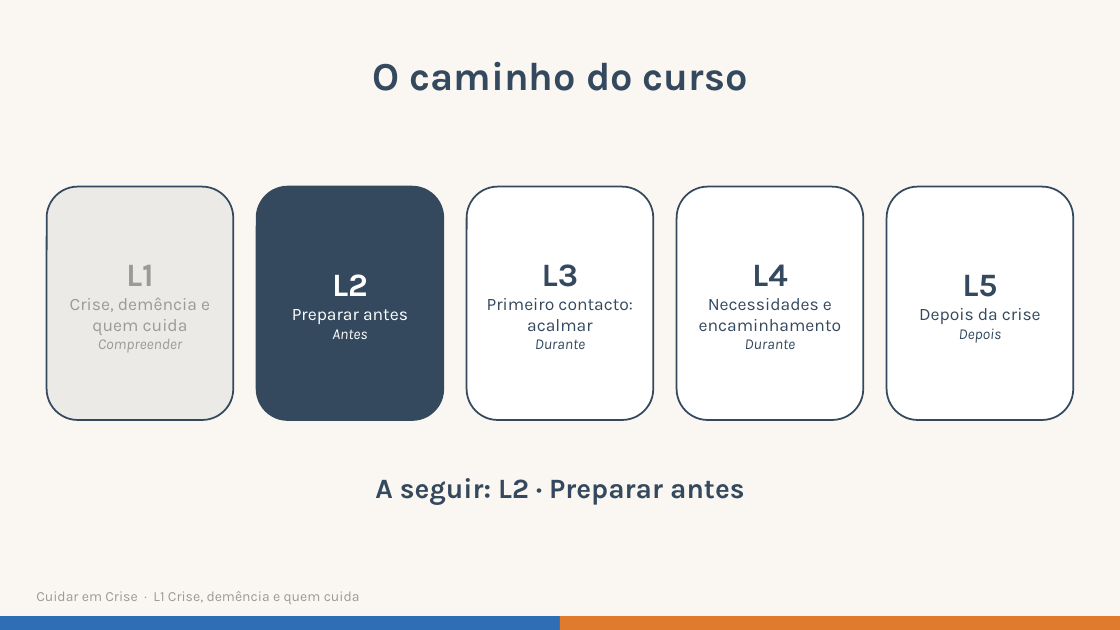
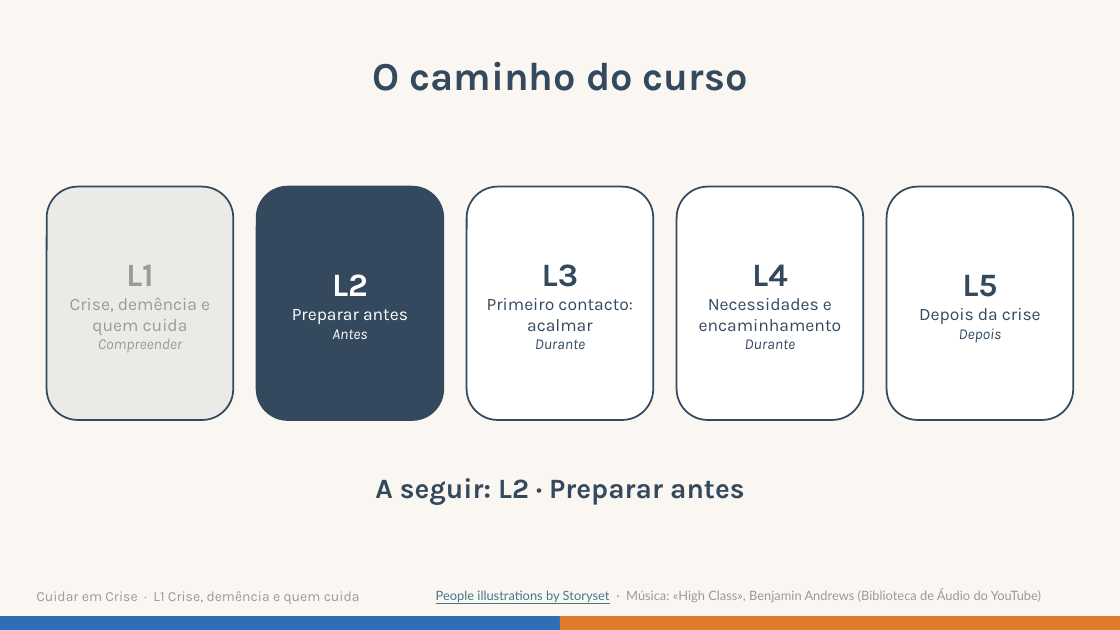
Before and after one commit to tteixeira30/CAMUL-2026, a slide deck: slide 10 of Files/P1/L1/S4_Video_L1.pptx. Drawn at 1120x630 pixels with LibreOffice and Linux fonts; fonts in the diff are those of the drawing. Boxes give left, top, right and bottom in pixels: in the first picture for what was removed or moved away, otherwise in the second. Text is boxed around its words. In the diff, an @@ line names an element or a change of style, - is before the commit and + after.

Commit message:
Add decisions to first class

```diff
--- a/Files/P1/L1/S4_Video_L1.pptx
+++ b/Files/P1/L1/S4_Video_L1.pptx
@@ text added at [436,589,1041,602], 11 pt, text #9A9A9A @@
+People illustrations by Storyset · Música: «High Class», Benjamin Andrews (Biblioteca de Áudio do YouTube)
```
Also in this commit, not shown: 8 other slides changed, 12 other files.
